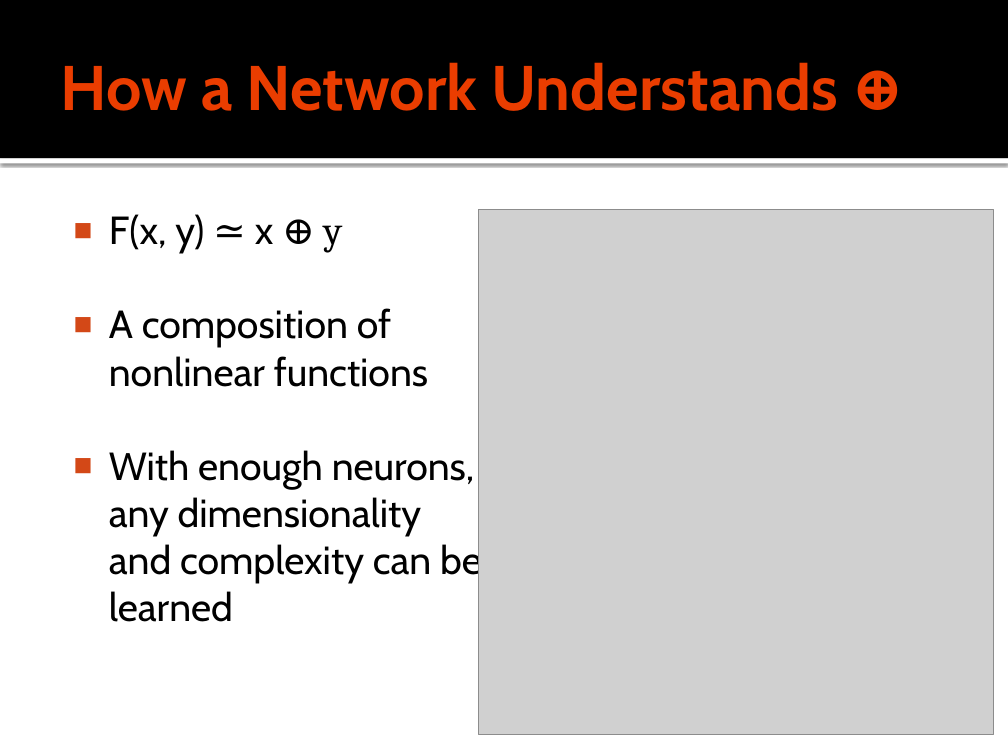
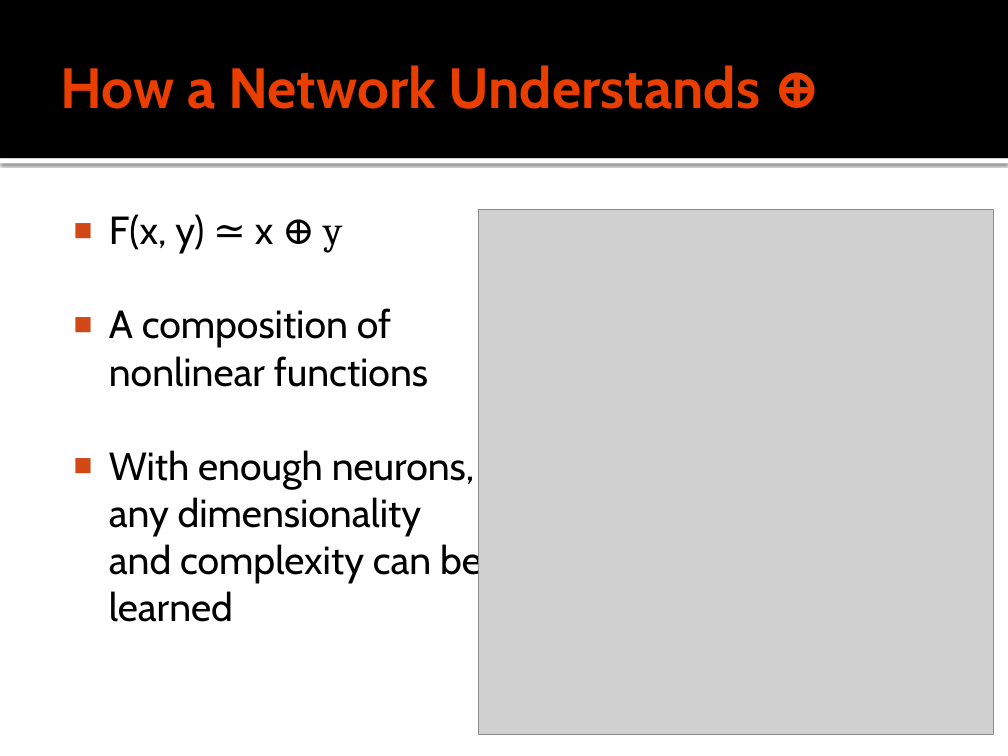
Before and after one commit to Linsen0707/dsd-neural-network, a slide deck: slide 5 of Docs/FPGA Neural Network.pptx. Drawn at 1008x756 pixels with LibreOffice and Linux fonts; fonts in the diff are those of the drawing; grey boxes stand for pictures. Boxes give left, top, right and bottom in pixels: in the first picture for what was removed or moved away, otherwise in the second. Text is boxed around its words. In the diff, an @@ line names an element or a change of style, - is before the commit and + after.

```diff
--- a/Docs/FPGA Neural Network.pptx
+++ b/Docs/FPGA Neural Network.pptx
@@ title "How a Network Understands ⊕" at box(60, 65, 761, 109): size 45 to 40.5 pt @@
```
Also in this commit, not shown: 1 other slide changed, 1 slide added.
